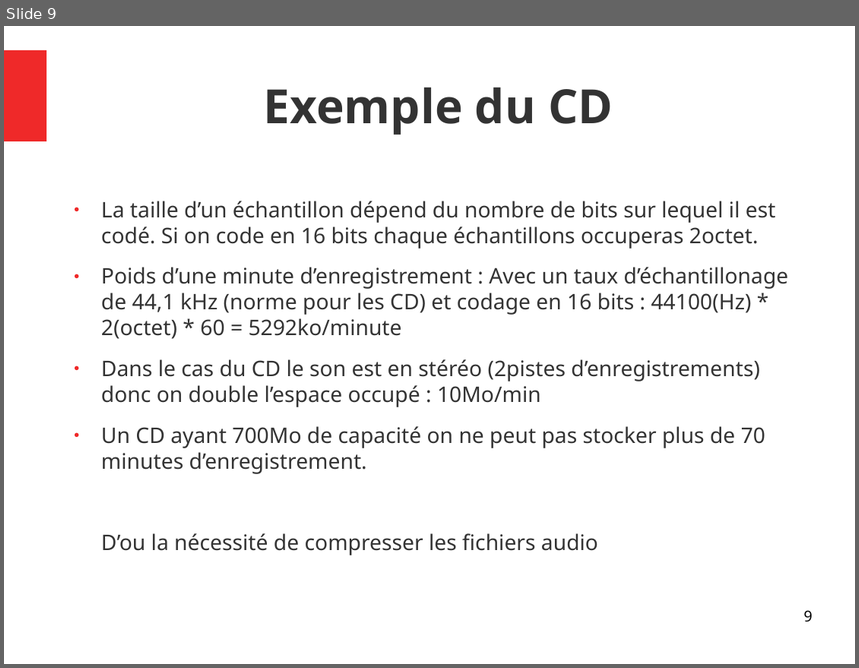
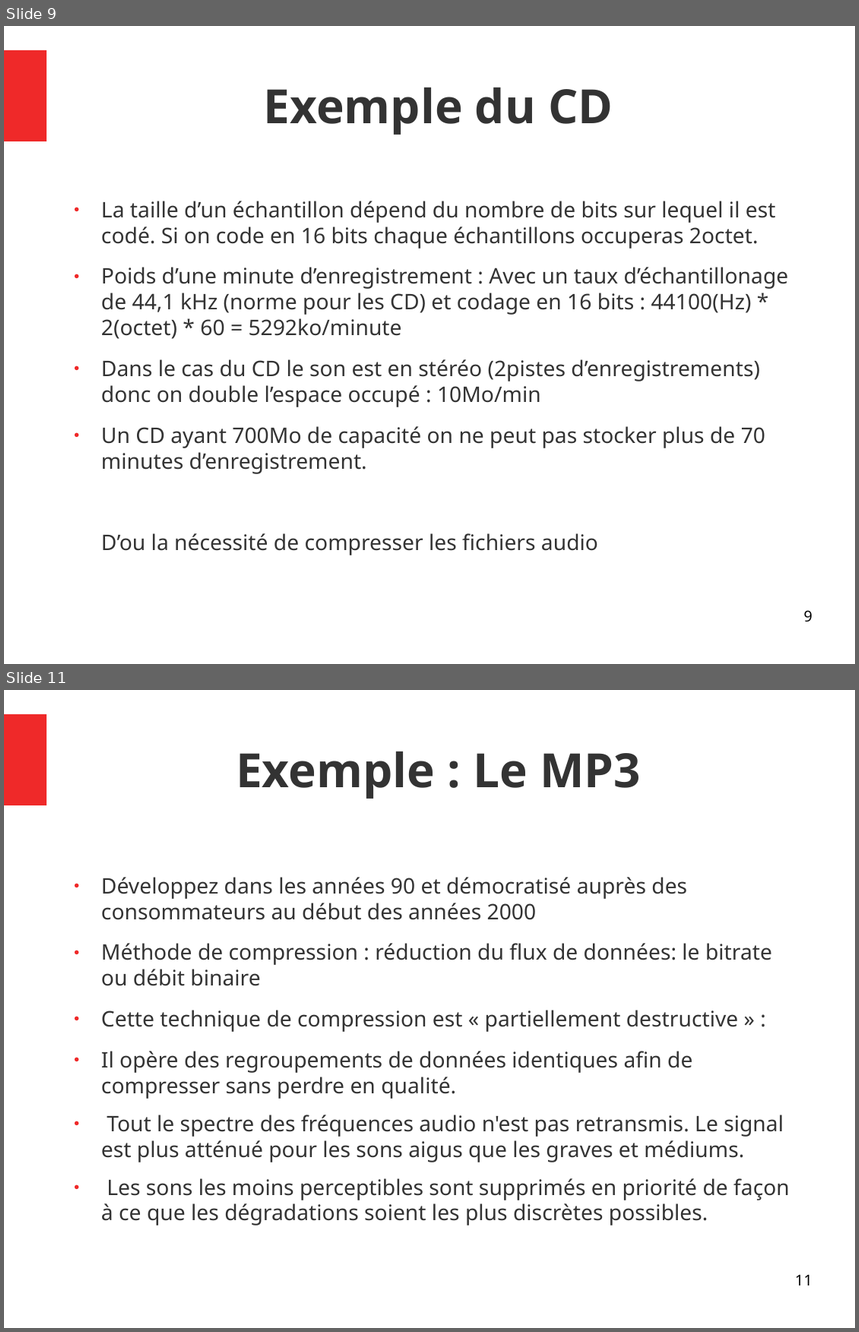
Before and after one commit to JenniferMiral/Compression-ZIP, a slide deck: Images&Sons.odp. Shown one above the other, each under a label of ours: slide 9 before the commit, slides 9 and 11 after it; the slides between them are not shown. The pictures are 859x668 and 859x1332 pixels, drawn with LibreOffice and Linux fonts; fonts in the diff are those of the drawing. Boxes give left, top, right and bottom in pixels: in the first picture for what was removed or moved away, otherwise in the second. Text is boxed around its words. In the diff, an @@ line names an element or a change of style, - is before the commit and + after.

```diff
--- a/Images&Sons.odp
+++ b/Images&Sons.odp
@@ slide 11 added at (4, 690, 855, 1328), background #FFFFFF; not listed: 1 template element that a slide beside it also shows @@
@@ title added at (236, 752, 641, 799), 44 pt, text #333333, bold @@
+Exemple : Le MP3
@@ text added at (101, 877, 790, 1226), 20 pt, text #333333 @@
+● Développez dans les années 90 et démocratisé auprès des consommateurs au début des années 2000
+● Méthode de compression : réduction du flux de données: le bitrate ou débit binaire
+● Cette technique de compression est « partiellement destructive » :
+● Il opère des regroupements de données identiques afin de compresser sans perdre en qualité.
+● Tout le spectre des fréquences audio n'est pas retransmis. Le signal est plus atténué pour les sons aigus que les graves et médiums.
+● Les sons les moins perceptibles sont supprimés en priorité de façon à ce que les dégradations soient les plus discrètes possibles.
@@ page number added at (795, 1275, 813, 1286), 14 pt, text #000000 @@
+11
```
Also in this commit, not shown: 2 other slides added, 1 slide removed.
